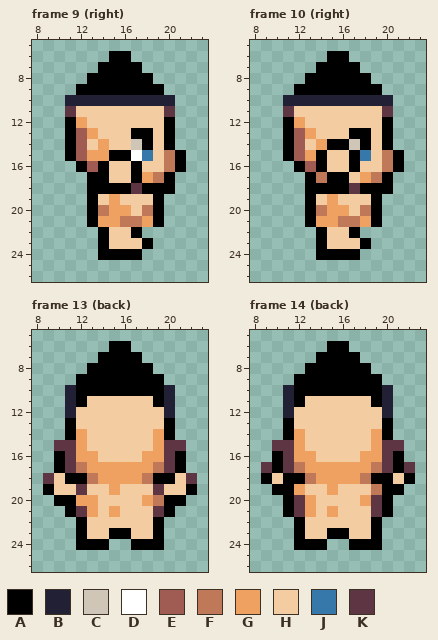
Pixel-art file: assets/characters/base/carry_idle.aseprite. The picture above was drawn from the file before the commit.
32x32 pixels, 16 frames. Colours within 5 levels of each other are drawn and written as one. Shown: frame 9 (right): x 8..23, y 5..26; frame 10 (right): x 8..23, y 5..26; frame 13 (back): x 8..23, y 5..26; frame 14 (back): x 8..23, y 5..26. The commit also changed other frames, which this record leaves out.
Visible layers, top first: "hands_top/base", "hair/mohawk", "face/base", "torso/naked", "torso/red_blue", "legs/naked", "legs/brown".
Palette (. is transparent): A #000000  B #222034  C #cfc6b8  D #ffffff  E #a05b53  F #bf7958  G #eea160  H #f4cca1  J #3678a9  K #5e3643
Pixels before, frame 9 (right), first column x 11:
 6 ....AA.....
 7 ...AAAA....
 8 ..AAAAAA...
 9 .AAAAAAAA..
10 BBBBBBBBBB.
11 KHHHHHHHHK.
12 AGHHHHHHHA.
13 AEGHHHAAHA.
14 AEHGHHCAHA.
15 AEGGAADJHFA
16 .AEAHHAHHFA
17 ..AAHHAGFA.
18 ..AAAAKAAA.
19 ..AHGHHHA..
20 ..AFGGHFA..
21 ..AGGFFGA..
22 ...AHHA....
23 ...AHHHA...
24 ...AAAA....
Pixels before, frame 10 (right), first column x 11:
 6 ....AA.....
 7 ...AAAA....
 8 ..AAAAAA...
 9 .AAAAAAAA..
10 BBBBBBBBBB.
11 KHHHHHHHHK.
12 AGHHHHHHHA.
13 AEGHHHAAHA.
14 AEHGAACAHA.
15 AEGAHHAJHFA
16 .AEAHHAHHFA
17 ..AFAAHGFA.
18 ..AAAAKAAA.
19 ..AHGHHHA..
20 ..AFGGHFA..
21 ..AGGFFGA..
22 ...AHHA....
23 ...AHHHA...
24 ...AAAA....
Pixels before, frame 13 (back), first column x 9:
 6 ......AA......
 7 .....AAAA.....
 8 ....AAAAAA....
 9 ...AAAAAAAA...
10 ..BAAAAAAAAB..
11 ..BAHHHHHHAB..
12 ..BHHHHHHHHB..
13 ..AHHHHHHHHA..
14 ..AGHHHHHHGA..
15 .KKGHHHHHHGKK.
16 .AKGGHHHHGGKA.
17 .AKFGGGGGGFKA.
18 KHAAFGGGGFAAHK
19 AHHKHHGHHHKHHA
20 .AAGGHHHHGFAA.
21 ..AKGHGHHHKA..
22 ...AHHHHHHA...
23 ...AHHAAHHA...
24 ...AAA..AAA...
Pixels before, frame 14 (back), first column x 9:
 6 ......AA......
 7 .....AAAA.....
 8 ....AAAAAA....
 9 ...AAAAAAAA...
10 ..BAAAAAAAAB..
11 ..BAHHHHHHAB..
12 ..BHHHHHHHHB..
13 ..AHHHHHHHHA..
14 ..AGHHHHHHGA..
15 .KKGHHHHHHGKK.
16 .AKGGHHHHGGKA.
17 KAKFGGGGGGFKAK
18 AHAAFGGGGFAAHA
19 .AAGHHGHHHFAA.
20 ..AKGHHHHGKA..
21 ..AKGHGHHHKA..
22 ...AHHHHHHA...
23 ...AHHAAHHA...
24 ...AAA..AAA...
And afterwards:
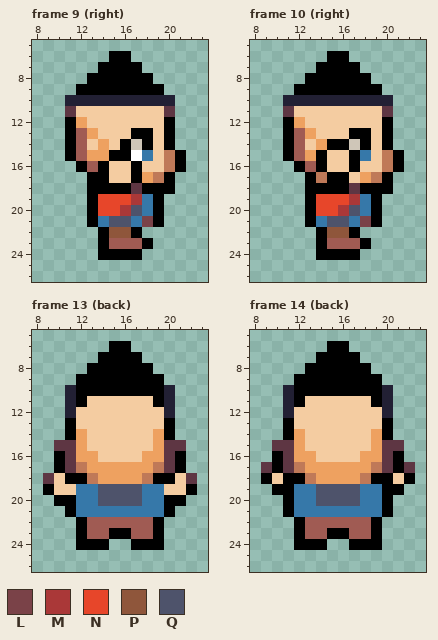
Colours new in this view: L #7a4248  M #aa3838  N #e7462a  P #8f563b  Q #4e536b
The edit:
layer "legs/default" added
layer "pants/brown" added
layer "torso/default" added
layer "shirt/red_blue" added
layer "face/male" added
layer "face/female" added
layer "legs/brown" removed
layer "legs/naked" removed
layer "torso/red_blue" removed
layer "torso/naked" removed
layer "face/base" removed
Frame 9 (right), layers "face/female", "shirt/red_blue", "pants/brown":
Colour H gives way to colour A in row 14 at x 16.
Colour H gives way to colour E in row 23 at x 15 to 17.
Colour F gives way to colour J in row 20 at x 18; in row 21 at x 17.
Colour G gives way to colour J in row 21 at x 14.
Colour H gives way to colour J in row 19 at x 18.
Colour G gives way to colour L in row 21 at x 18.
Colour G gives way to colour M in row 20 at x 16.
Colour H gives way to colour M in row 19 at x 17.
Colour F gives way to colour N in row 20 at x 14.
Colour G gives way to colour N in rows 19 to 20 at x 15.
Colour H gives way to colour N in row 19 at x 14 and 16.
Colour H gives way to colour P in row 22 at x 15 to 16.
Colour F gives way to colour Q in row 21 at x 16.
Colour G gives way to colour Q in row 21 at x 15.
Colour H gives way to colour Q in row 20 at x 17.
Frame 10 (right), layers "shirt/red_blue", "pants/brown":
Colour H gives way to colour E in row 23 at x 15 to 17.
Colour F gives way to colour J in row 20 at x 18; in row 21 at x 17.
Colour G gives way to colour J in row 21 at x 14.
Colour H gives way to colour J in row 19 at x 18.
Colour G gives way to colour L in row 21 at x 18.
Colour G gives way to colour M in row 20 at x 16.
Colour H gives way to colour M in row 19 at x 17.
Colour F gives way to colour N in row 20 at x 14.
Colour G gives way to colour N in rows 19 to 20 at x 15.
Colour H gives way to colour N in row 19 at x 14 and 16.
Colour H gives way to colour P in row 22 at x 15 to 16.
Colour F gives way to colour Q in row 21 at x 16.
Colour G gives way to colour Q in row 21 at x 15.
Colour H gives way to colour Q in row 20 at x 17.
Frame 13 (back), layers "shirt/red_blue", "pants/brown":
Colour H gives way to colour E in row 22 at x 13 to 18; in row 23 at x 13 to 14 and 17 to 18.
Colour F gives way to colour J in row 20 at x 19.
Colour G gives way to colour J in row 20 at x 12 to 13 and 18; in row 21 at x 13 and 15.
Colour H gives way to colour J in row 19 at x 13 and 18; in row 21 at x 14 and 16 to 18.
Colour K gives way to colour J in row 19 at x 12 and 19; in row 21 at x 12 and 19.
Colour G gives way to colour Q in row 19 at x 15.
Colour H gives way to colour Q in row 19 at x 14 and 16 to 17; in row 20 at x 14 to 17.
Frame 14 (back), layers "shirt/red_blue", "pants/brown":
Colour H gives way to colour E in row 22 at x 13 to 18; in row 23 at x 13 to 14 and 17 to 18.
Colour F gives way to colour J in row 19 at x 19.
Colour G gives way to colour J in row 19 at x 12; in row 20 at x 13 and 18; in row 21 at x 13 and 15.
Colour H gives way to colour J in row 19 at x 13 and 18; in row 21 at x 14 and 16 to 18.
Colour K gives way to colour J in rows 20 to 21 at x 12 and 19.
Colour G gives way to colour Q in row 19 at x 15.
Colour H gives way to colour Q in row 19 at x 14 and 16 to 17; in row 20 at x 14 to 17.
Changed places in both pictures, as pixel boxes (x1, y1, x2, y2):
changed: (98, 139, 153, 249)
changed: (316, 194, 371, 249)
changed: (76, 484, 164, 539)
changed: (294, 484, 382, 539)
